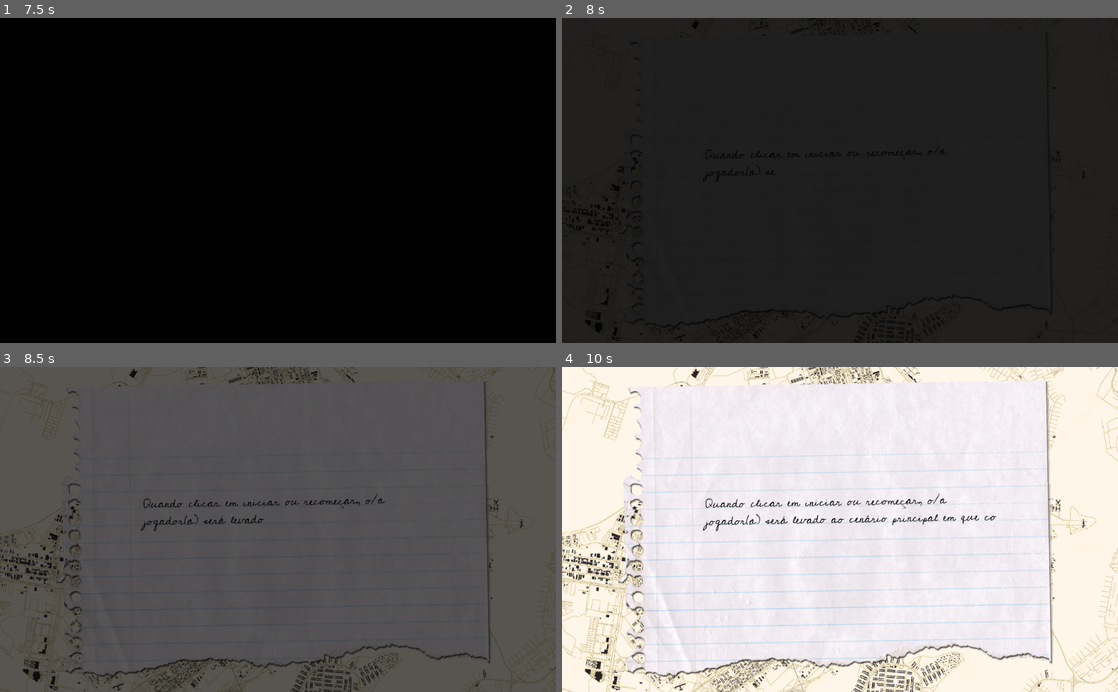
Above: before the commit, frames 1-4 (two rows, left to right).
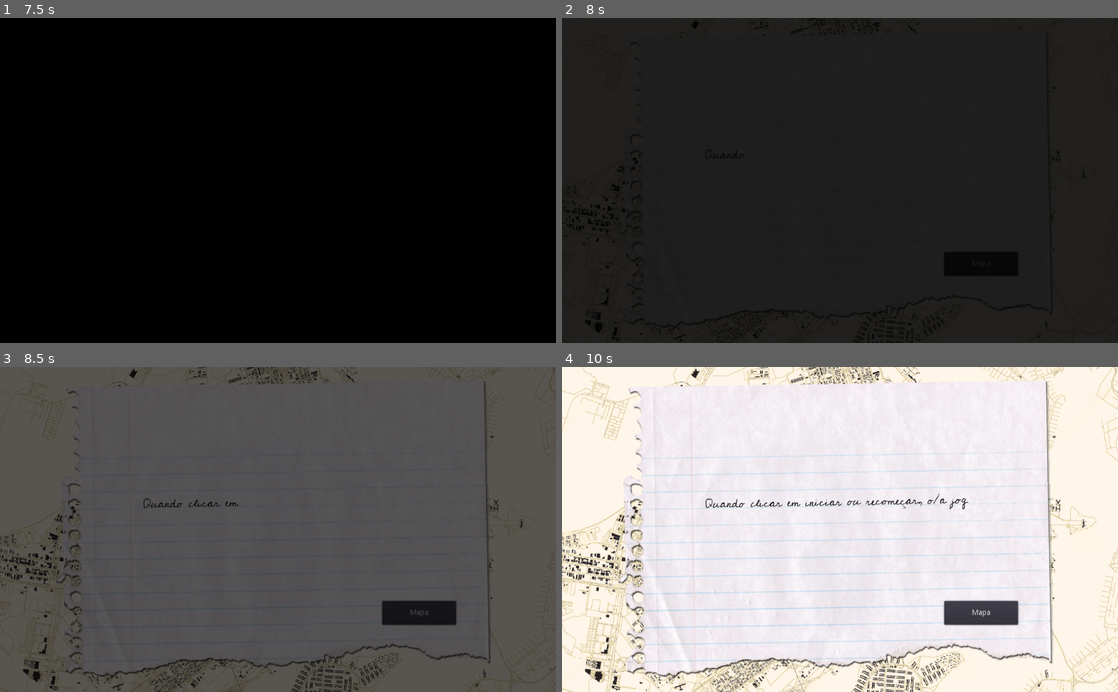
Above: after the commit, the same moments.

Repository: quadradim/historiasnoquadradim
Game: Godot game, scene res://scenes/AuxScenes/OpSceneController.tscn
The game is run twice, just before and just after one commit, with the same random seed, the same clock (stepped at 60 frames per second) and the same inputs.
Inputs (mouse positions are in pixels of both pictures, inside the frame that each line leads up to):
- Up to frame 1 (7.5 s): move the mouse to (400, 164) at 0.52 s; click (400, 164) at 0.67 s; move the mouse to (166, 196) at 1.27 s; click (166, 196) at 1.42 s; move the mouse to (333, 109) at 2.02 s; click (333, 109) at 2.17 s; move the mouse to (250, 245) at 2.77 s; click (250, 245) at 2.92 s; move the mouse to (444, 229) at 3.52 s; click (444, 229) at 3.67 s; tap Enter at 4.25 s; move the mouse to (111, 131) at 4.27 s; click (111, 131) at 4.42 s; move the mouse to (305, 180) at 5.02 s; click (305, 180) at 5.17 s; click (417, 265) at 5.75 s, where only the run after the commit has a clickable "Mapa"; click (417, 265) at 6.5 s, where only the run after the commit has a clickable "Mapa"; click (417, 265) at 7.25 s, where only the run after the commit has a clickable "Mapa"
- Up to frame 2 (8 s): no input
- Up to frame 3 (8.5 s): move the mouse to (194, 448) at 8.02 s; click (194, 448) at 8.17 s
- Up to frame 4 (10 s): move the mouse to (962, 513) at 8.77 s; click (962, 513) at 8.92 s; move the mouse to (728, 545) at 9.52 s; click (728, 545) at 9.67 s

Frame 1 is identical in both runs. In frame 2, 0.1% of the frame differs, in the area x 25-82%, y 40-80%; in frame 3, 1.3%; in frame 4, 1.6%, in the area x 25-83%, y 40-80%.

Commit message:
Criando Cena de Mapa(Conceitual)

Diff:
--- /dev/null
+++ b/prototype/scenes/AuxScenes/WriterAnimation.gd
@@ -0,0 +1,16 @@
+extends CanvasLayer
+
+export var text_used = ''
+var current_text = ''
+var current_text_pos = 0
+
+func _ready():
+	$WriterTime.start()
+
+func _on_WriterTime_timeout():
+	print('Hello')
+	if self.layer != -1 and current_text_pos < len(text_used):
+		current_text += text_used[current_text_pos]
+		current_text_pos += 1
+		$Text.text = current_text
+	$WriterTime.start()
--- /dev/null
+++ b/prototype/scenes/AuxScenes/WriterAnimation.tscn
@@ -0,0 +1,28 @@
+[gd_scene load_steps=4 format=2]
+
+[ext_resource path="res://scenes/AuxScenes/WriterAnimation.gd" type="Script" id=1]
+[ext_resource path="res://assets/Fonts/cedarville_pnkfun1_cursive/Cedarville PnkFun 1 Cursive.ttf" type="DynamicFontData" id=2]
+
+[sub_resource type="DynamicFont" id=1]
+outline_color = Color( 0, 0, 0, 1 )
+font_data = ExtResource( 2 )
+
+[node name="WriterAnimation" type="CanvasLayer"]
+script = ExtResource( 1 )
+
+[node name="Text" type="Label" parent="."]
+anchor_right = 0.039
+anchor_bottom = 0.058
+margin_left = 376.0
+margin_top = 272.0
+margin_right = 376.064
+margin_bottom = 272.2
+custom_fonts/font = SubResource( 1 )
+__meta__ = {
+"_edit_use_anchors_": false
+}
+
+[node name="WriterTime" type="Timer" parent="."]
+wait_time = 0.5
+
+[connection signal="timeout" from="WriterTime" to="." method="_on_WriterTime_timeout"]
--- a/prototype/scenes/FirstAccess/Access01.gd
+++ b/prototype/scenes/FirstAccess/Access01.gd
@@ -1,6 +1,8 @@
 extends CanvasLayer
 
-var text_tutorials = ['Quando clicar em iniciar ou recomeçar, o/a jogador(a) será levado ao cenário principal em que consta o mapa do distrito federal, ambientado em uma Brasília histórica.']
+signal end_access01
+
+var text_tutorials = ['Quando clicar em iniciar ou recomeçar, o/a jogador(a) será levado ao cenário principal em que consta o mapa do Distrito Federal, ambientado em uma Brasília histórica...']
 var text_position = 0
 var current_text_pos = 0
 var current_text = ''
@@ -12,8 +14,12 @@
 	pass # Replace with function body.
 
 func _on_WritingTime_timeout():
-	if current_text_pos < len(text_tutorials[text_position]):
+	if current_text_pos < len(text_tutorials[text_position]) and self.layer != -1:
 		current_text += text_tutorials[text_position][current_text_pos]
 		current_text_pos += 1
 		$TutorialText.text = current_text
 	$WritingTime.start()
+
+
+func _on_Mapa_pressed():
+	emit_signal("end_access01")
--- a/prototype/scenes/FirstAccess/Access01.tscn
+++ b/prototype/scenes/FirstAccess/Access01.tscn
@@ -1,9 +1,10 @@
-[gd_scene load_steps=6 format=2]
+[gd_scene load_steps=7 format=2]
 
 [ext_resource path="res://assets/Images/mapa-satélite-de-brasília-brasil-ruas-da-cidade-128618769.png" type="Texture" id=1]
 [ext_resource path="res://assets/Images/Daco_4140150.png" type="Texture" id=2]
 [ext_resource path="res://assets/Fonts/cedarville_pnkfun1_cursive/Cedarville PnkFun 1 Cursive.ttf" type="DynamicFontData" id=3]
 [ext_resource path="res://scenes/FirstAccess/Access01.gd" type="Script" id=4]
+[ext_resource path="res://assets/Images/vector-graphics-portable-network-graphics-computer-icons-clip-art-magnifying-glass-png-favpng-uuSX3pTW6uenQcdfUUPDhMESR.png" type="Texture" id=5]
 
 [sub_resource type="DynamicFont" id=1]
 size = 20
@@ -47,4 +48,21 @@
 wait_time = 0.05
 autostart = true
 
+[node name="vector-graphics-portable-network-graphics-computer-icons-clip-art-magnifying-glass-png-favpng-uuSX3pTW6uenQcdfUUPDhMESR" type="Sprite" parent="WritingTime"]
+visible = false
+position = Vector2( 856, 296 )
+scale = Vector2( 0.183537, 0.183537 )
+texture = ExtResource( 5 )
+
+[node name="Mapa" type="Button" parent="."]
+margin_left = 704.0
+margin_top = 432.0
+margin_right = 840.0
+margin_bottom = 476.0
+text = "Mapa"
+__meta__ = {
+"_edit_use_anchors_": false
+}
+
 [connection signal="timeout" from="WritingTime" to="." method="_on_WritingTime_timeout"]
+[connection signal="pressed" from="Mapa" to="." method="_on_Mapa_pressed"]
--- a/prototype/scenes/GUI/Map.tscn
+++ b/prototype/scenes/GUI/Map.tscn
@@ -1,4 +1,7 @@
-[gd_scene format=2]
+[gd_scene load_steps=3 format=2]
+
+[ext_resource path="res://assets/Images/Mapa/QUADRADIM MAPA transp.png" type="Texture" id=1]
+[ext_resource path="res://assets/Images/Mapa/_Pngtree_watercolor_pin_location_brush_icon_5157448-removebg-preview.png" type="Texture" id=2]
 
 [node name="Map" type="Node"]
 
@@ -9,22 +12,31 @@
 "_edit_use_anchors_": false
 }
 
-[node name="Place1" type="ColorRect" parent="."]
-margin_left = 336.0
-margin_top = 168.0
-margin_right = 376.0
-margin_bottom = 208.0
-color = Color( 0.886275, 0.854902, 0.0235294, 1 )
-__meta__ = {
-"_edit_use_anchors_": false
-}
+[node name="QUADRADIM MAPA transp" type="Sprite" parent="Background"]
+position = Vector2( 512, 296 )
+scale = Vector2( 0.598571, 0.598571 )
+texture = ExtResource( 1 )
 
-[node name="Place2" type="ColorRect" parent="."]
-margin_left = 600.0
-margin_top = 296.0
-margin_right = 640.0
-margin_bottom = 336.0
-color = Color( 0.886275, 0.854902, 0.0235294, 1 )
-__meta__ = {
-"_edit_use_anchors_": false
-}
+[node name="pin2" type="Sprite" parent="."]
+position = Vector2( 832.512, 286.176 )
+scale = Vector2( 0.007056, 0.007056 )
+texture = ExtResource( 2 )
+offset = Vector2( 190.477, -761.905 )
+
+[node name="pin1" type="Sprite" parent="."]
+position = Vector2( 768, 264 )
+scale = Vector2( 0.084, 0.084 )
+texture = ExtResource( 2 )
+offset = Vector2( 190.477, -761.905 )
+
+[node name="pin3" type="Sprite" parent="."]
+position = Vector2( 168, 184 )
+scale = Vector2( 0.084, 0.084 )
+texture = ExtResource( 2 )
+offset = Vector2( 190.477, -761.905 )
+
+[node name="pin4" type="Sprite" parent="."]
+position = Vector2( 312, 264 )
+scale = Vector2( 0.084, 0.084 )
+texture = ExtResource( 2 )
+offset = Vector2( 190.477, -761.905 )
--- /dev/null
+++ b/prototype/scenes/GUI/Map02.gd
@@ -0,0 +1,7 @@
+extends CanvasLayer
+
+func _ready():
+	pass # Replace with function body.
+
+func _on_Area2D_mouse_entered():
+	get_tree().change_scene("res://scenes/Levels/Level1.tscn")
--- /dev/null
+++ b/prototype/scenes/GUI/Map02.tscn
@@ -0,0 +1,44 @@
+[gd_scene load_steps=4 format=2]
+
+[ext_resource path="res://assets/Images/Mapa/QUADRADIM MAPA transp.png" type="Texture" id=1]
+[ext_resource path="res://assets/Images/Mapa/pin img vetorial preto.png" type="Texture" id=2]
+[ext_resource path="res://scenes/GUI/Map02.gd" type="Script" id=3]
+
+[node name="Map02" type="CanvasLayer"]
+script = ExtResource( 3 )
+
+[node name="Background" type="ColorRect" parent="."]
+anchor_right = 1.0
+anchor_bottom = 1.0
+__meta__ = {
+"_edit_use_anchors_": false
+}
+
+[node name="QUADRADIM MAPA transp" type="Sprite" parent="Background"]
+position = Vector2( 512, 296 )
+scale = Vector2( 0.598571, 0.598571 )
+texture = ExtResource( 1 )
+
+[node name="pin2" type="Sprite" parent="."]
+position = Vector2( 816, 488 )
+scale = Vector2( 0.166667, 0.166667 )
+texture = ExtResource( 2 )
+
+[node name="pin3" type="Sprite" parent="."]
+position = Vector2( 296, 214 )
+scale = Vector2( 0.166667, 0.166667 )
+texture = ExtResource( 2 )
+
+[node name="pin4" type="Sprite" parent="."]
+position = Vector2( 192, 104 )
+scale = Vector2( 0.166667, 0.166667 )
+texture = ExtResource( 2 )
+
+[node name="Area2D" type="Area2D" parent="."]
+position = Vector2( 768, 184 )
+
+[node name="pin1" type="Sprite" parent="Area2D"]
+scale = Vector2( 0.166667, 0.166667 )
+texture = ExtResource( 2 )
+
+[connection signal="mouse_entered" from="Area2D" to="." method="_on_Area2D_mouse_entered"]
--- a/prototype/scenes/GUI/Menu.tscn
+++ b/prototype/scenes/GUI/Menu.tscn
@@ -1,6 +1,7 @@
-[gd_scene load_steps=3 format=2]
+[gd_scene load_steps=4 format=2]
 
 [ext_resource path="res://scripts/Menu.gd" type="Script" id=1]
+[ext_resource path="res://assets/Images/icone_engrenagem.png" type="Texture" id=2]
 
 [sub_resource type="Animation" id=1]
 resource_name = "menu_fade_in"
@@ -29,6 +30,11 @@
 __meta__ = {
 "_edit_use_anchors_": false
 }
+
+[node name="icone_engrenagem" type="Sprite" parent="MenuLayer"]
+position = Vector2( 904, 504 )
+scale = Vector2( 0.0234375, 0.0234375 )
+texture = ExtResource( 2 )
 
 [node name="StartButton" type="Button" parent="MenuLayer"]
 anchor_left = 0.47675
--- a/prototype/scenes/Levels/Level1.tscn
+++ b/prototype/scenes/Levels/Level1.tscn
@@ -1,9 +1,15 @@
-[gd_scene load_steps=2 format=2]
+[gd_scene load_steps=3 format=2]
 
 [ext_resource path="res://icon.png" type="Texture" id=1]
+[ext_resource path="res://assets/Images/caixadedialogo1.png" type="Texture" id=2]
 
 [node name="Level1" type="Node"]
 
 [node name="Character" type="Sprite" parent="."]
 position = Vector2( 528, 272 )
 texture = ExtResource( 1 )
+
+[node name="caixadedialogo1" type="Sprite" parent="."]
+position = Vector2( 528, 432 )
+scale = Vector2( 0.226633, 0.226633 )
+texture = ExtResource( 2 )
--- a/prototype/scripts/OpSceneController.gd
+++ b/prototype/scripts/OpSceneController.gd
@@ -40,7 +40,10 @@
 		load_control_scene('res://scenes/GUI/LogoOpening.tscn','LogoOpening', 'end_logo_scene')
 	elif current_scene_name == 'LogoOpening':
 		# First Access
-		load_control_scene('res://scenes/FirstAccess/Access01.tscn', 'Access01', 'None')
+		load_control_scene('res://scenes/FirstAccess/Access01.tscn', 'Access01', 'end_access01')
+	elif current_scene_name == 'Access01':
+		# Map Scene
+		load_control_scene('res://scenes/GUI/Map02.tscn', 'Map02', 'None')
 
 	transition_animation.play("fade_in")
 	transition_animation_name = "fade_in"
Not shown, added: prototype/assets/Images/Mapa/Plano Piloto sem os lagos.png.import
Not shown, added: prototype/assets/Images/Mapa/QUADRADIM MAPA transp.png.import
Not shown, added: prototype/assets/Images/Mapa/RA I Plano Piloto.png.import
Not shown, added: prototype/assets/Images/Mapa/RA II Gama.png.import
Not shown, added: prototype/assets/Images/Mapa/RA III Taguatinga.png.import
Not shown, added: prototype/assets/Images/Mapa/RA IV Brazlândia.png.import
Not shown, added: prototype/assets/Images/Mapa/RA V Sobradinho.png.import
Not shown, added: prototype/assets/Images/Mapa/_Pngtree_watercolor_pin_location_brush_icon_5157448-removebg-preview.png.import
Not shown, added: prototype/assets/Images/Mapa/pin img vetorial preto.png.import
Not shown, added: prototype/assets/Images/Mapa/pin vermelho.png.import
